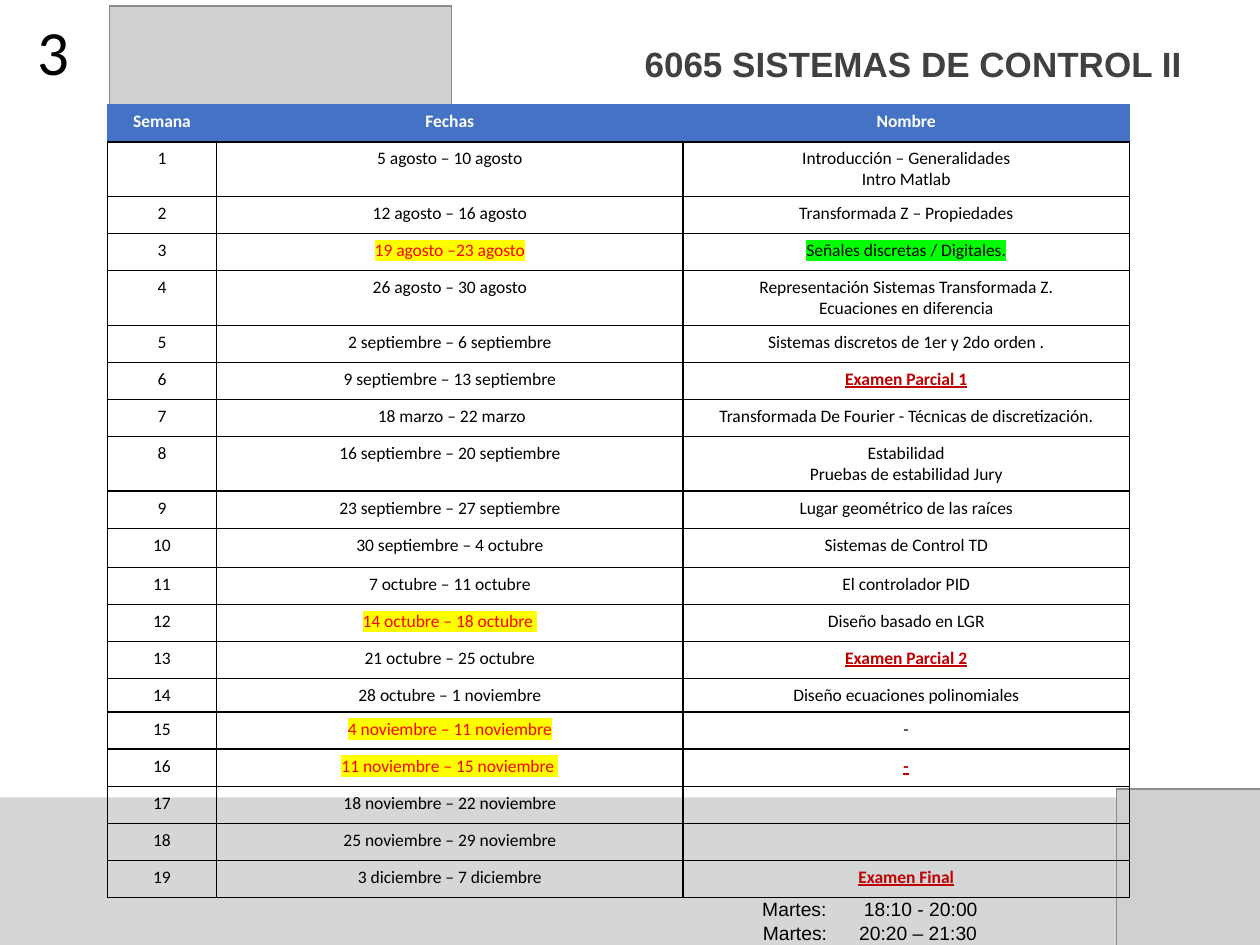
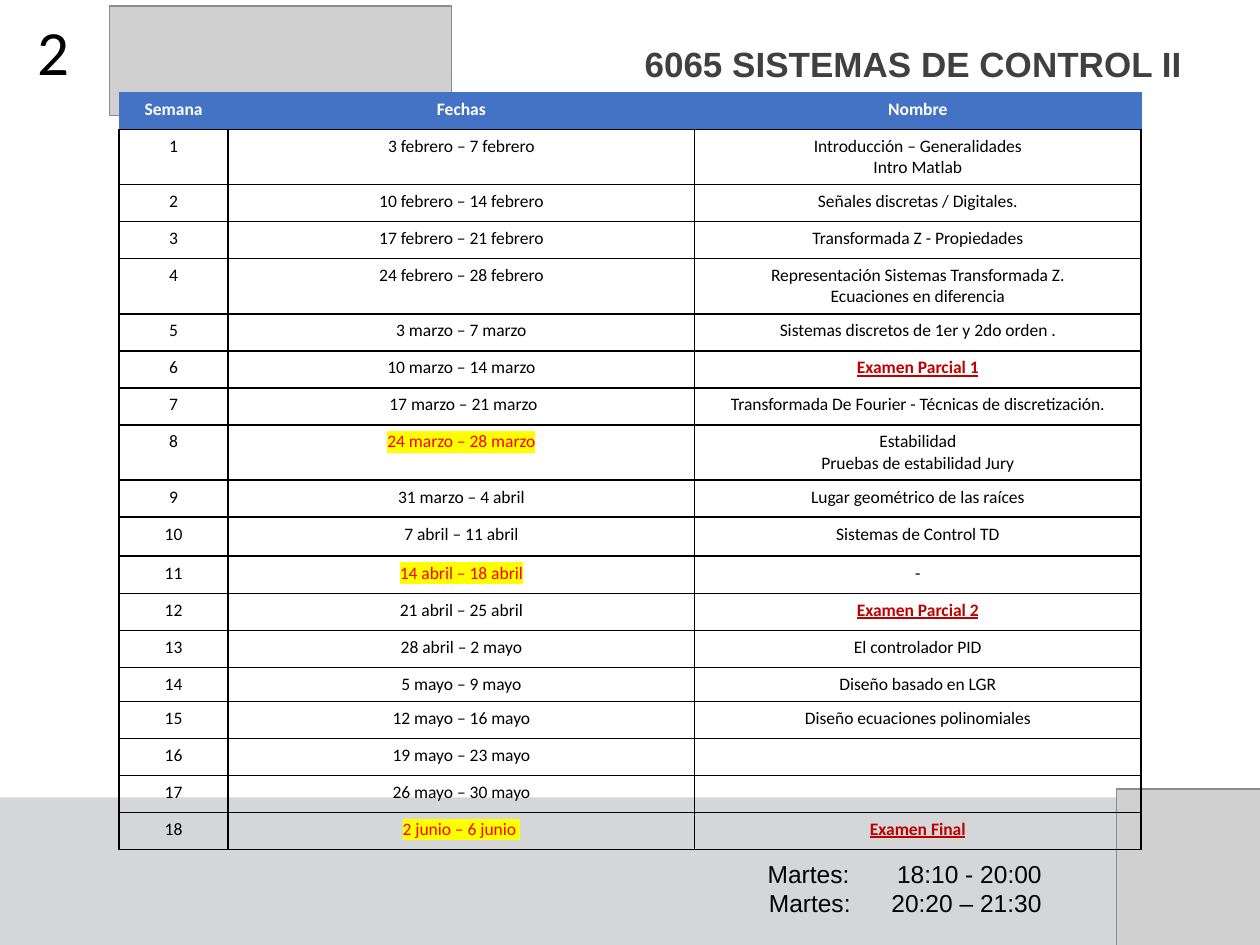
Before and after one commit to F4bian1012/Sistemas-de-Control-II---Ingenier-a-Mecatr-nica, a slide deck: slide 2 of Sesión_1/Actividad.pptx. Drawn at 1260x945 pixels with LibreOffice and Linux fonts; fonts in the diff are those of the drawing; grey boxes stand for pictures. Boxes give left, top, right and bottom in pixels: in the first picture for what was removed or moved away, otherwise in the second. Text is boxed around its words. In the diff, an @@ line names an element or a change of style, - is before the commit and + after.

```diff
--- a/Sesión_1/Actividad.pptx
+++ b/Sesión_1/Actividad.pptx
@@ title at (38,34,70,75): text changed @@
-3
+2
@@ table at (118,92,1140,848) @@
-row 2: 1 | 5 agosto – 10 agosto | Introducción – Generalidades / Intro Matlab
-row 3: 2 | 12 agosto – 16 agosto | Transformada Z – Propiedades
-row 4: 3 | 19 agosto –23 agosto | Señales discretas / Digitales.
-row 5: 4 | 26 agosto – 30 agosto | Representación Sistemas Transformada Z. / Ecuaciones en diferencia
-row 6: 5 | 2 septiembre – 6 septiembre | Sistemas discretos de 1er y 2do orden .
-row 7: 6 | 9 septiembre – 13 septiembre | Examen Parcial 1
-row 8: 7 | 18 marzo – 22 marzo | Transformada De Fourier - Técnicas de discretización.
-row 9: 8 | 16 septiembre – 20 septiembre | Estabilidad / Pruebas de estabilidad Jury
-row 10: 9 | 23 septiembre – 27 septiembre | Lugar geométrico de las raíces
-row 11: 10 | 30 septiembre – 4 octubre | Sistemas de Control TD
-row 12: 11 | 7 octubre – 11 octubre | El controlador PID
-row 13: 12 | 14 octubre – 18 octubre | Diseño basado en LGR
-row 14: 13 | 21 octubre – 25 octubre | Examen Parcial 2
-row 15: 14 | 28 octubre – 1 noviembre | Diseño ecuaciones polinomiales
-row 16: 15 | 4 noviembre – 11 noviembre | -
-row 17: 16 | 11 noviembre – 15 noviembre | -
-row 18: 17 | 18 noviembre – 22 noviembre | 
-row 19: 18 | 25 noviembre – 29 noviembre | 
-row 20: 19 | 3 diciembre – 7 diciembre | Examen Final
+row 2: 1 | 3 febrero – 7 febrero | Introducción – Generalidades / Intro Matlab
+row 3: 2 | 10 febrero – 14 febrero | Señales discretas / Digitales.
+row 4: 3 | 17 febrero – 21 febrero | Transformada Z - Propiedades
+row 5: 4 | 24 febrero – 28 febrero | Representación Sistemas Transformada Z. / Ecuaciones en diferencia
+row 6: 5 | 3 marzo – 7 marzo | Sistemas discretos de 1er y 2do orden .
+row 7: 6 | 10 marzo – 14 marzo | Examen Parcial 1
+row 8: 7 | 17 marzo – 21 marzo | Transformada De Fourier - Técnicas de discretización.
+row 9: 8 | 24 marzo – 28 marzo | Estabilidad / Pruebas de estabilidad Jury
+row 10: 9 | 31 marzo – 4 abril | Lugar geométrico de las raíces
+row 11: 10 | 7 abril – 11 abril | Sistemas de Control TD
+row 12: 11 | 14 abril – 18 abril | -
+row 13: 12 | 21 abril – 25 abril | Examen Parcial 2
+row 14: 13 | 28 abril – 2 mayo | El controlador PID
+row 15: 14 | 5 mayo – 9 mayo | Diseño basado en LGR
+row 16: 15 | 12 mayo – 16 mayo | Diseño ecuaciones polinomiales
+row 17: 16 | 19 mayo – 23 mayo | 
+row 18: 17 | 26 mayo – 30 mayo | 
+row 19: 18 | 2 junio – 6 junio | Examen Final
@@ table: place and size @@
-table at (107,105,1129,897)
+table at (118,92,1140,848)
@@ text "Martes: 18:10 - 20:00": place and size @@
-text "Martes: 18:10 - 20:00" at (763,902,977,940)
+text "Martes: 18:10 - 20:00" at (769,866,1041,913)
@@ text "Martes: 18:10 - 20:00" at (769,866,1041,913): size 11 to 14 pt @@
```
Also in this commit, not shown: 2 other slides changed, 9 other files.
